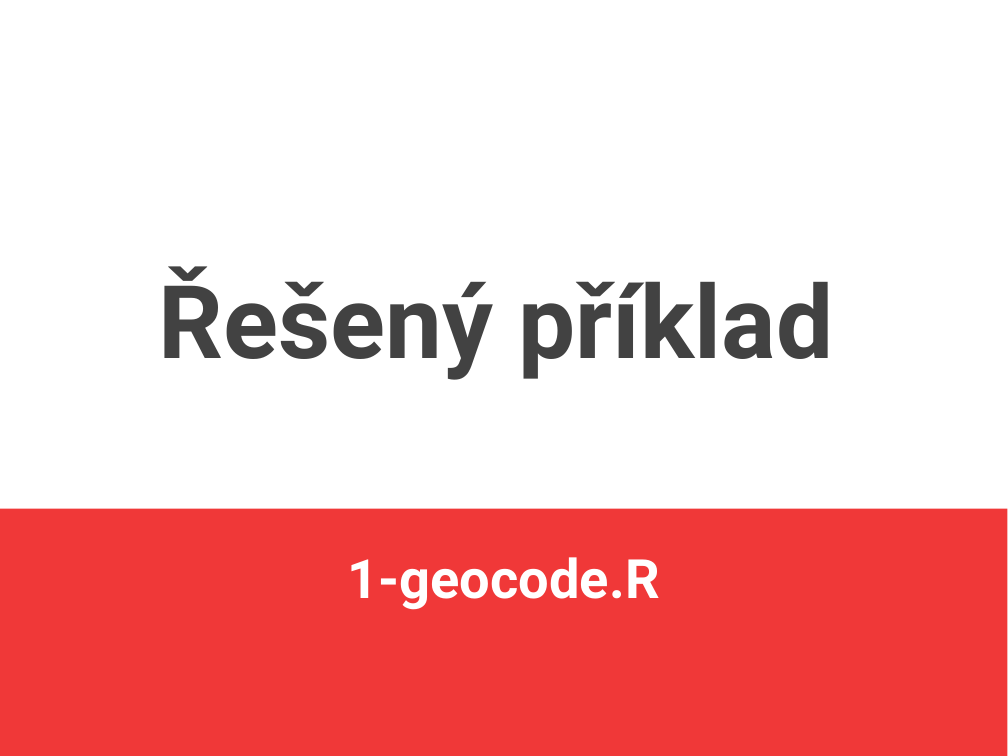
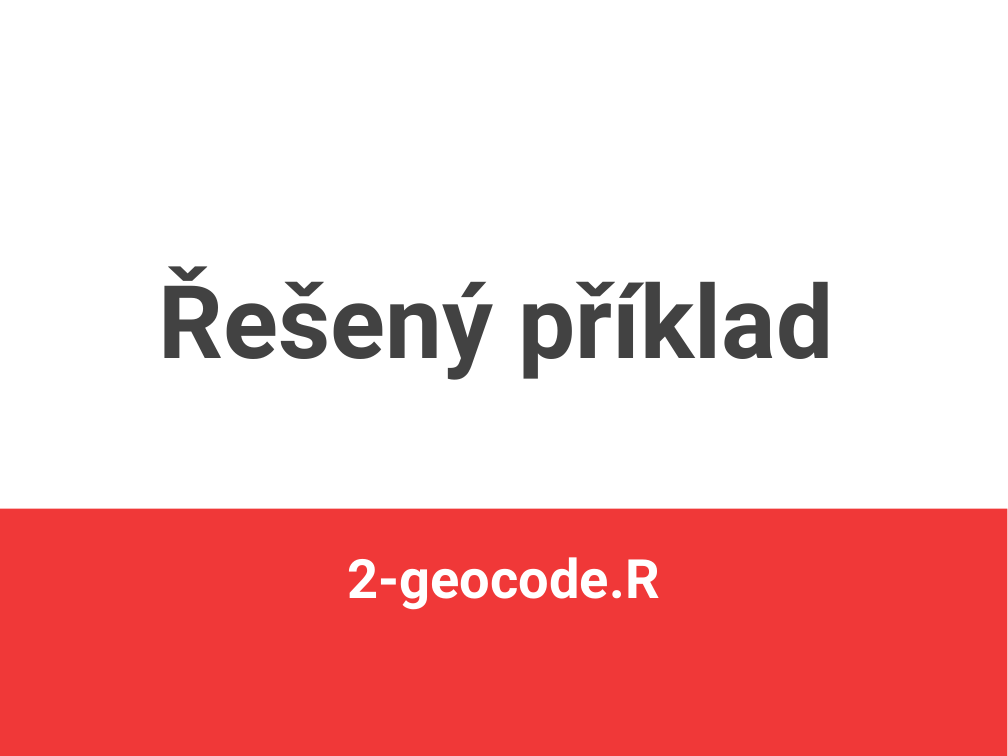
Before and after one commit to jlacko/4EK418, a slide deck: slide 11 of prez/2 - svět gisu svět erka.odp. Drawn at 1008x756 pixels with LibreOffice and Linux fonts; fonts in the diff are those of the drawing. Boxes give left, top, right and bottom in pixels: in the first picture for what was removed or moved away, otherwise in the second. Text is boxed around its words. In the diff, an @@ line names an element or a change of style, - is before the commit and + after.

Commit message:
dělení na dva včetně příkladů

```diff
--- a/prez/2 - svět gisu svět erka.odp
+++ b/prez/2 - svět gisu svět erka.odp
@@ subtitle at (348,557,660,610): text changed @@
-1-geocode.R
+2-geocode.R
```
Also in this commit, not shown: 3 other slides changed, 12 other files.
